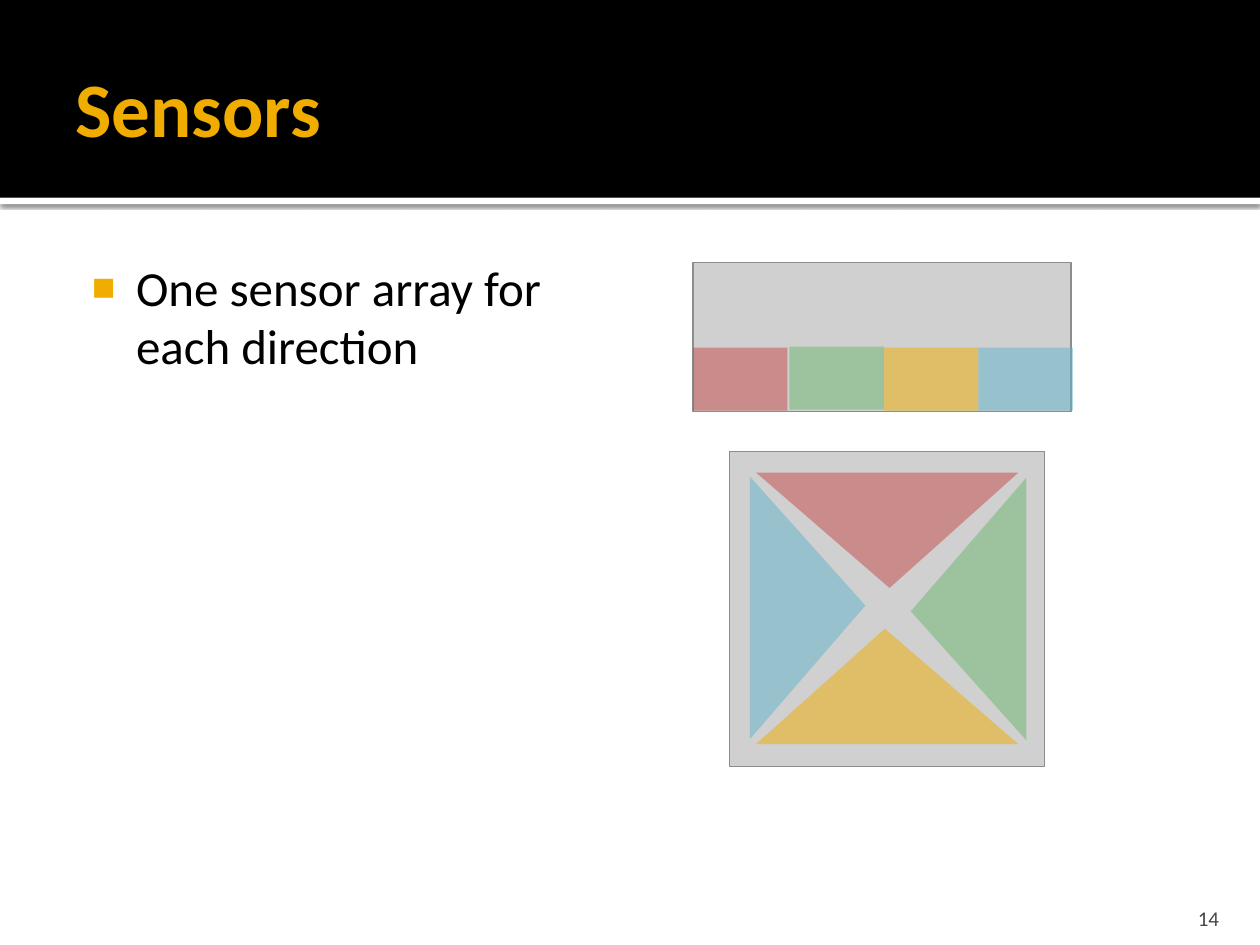
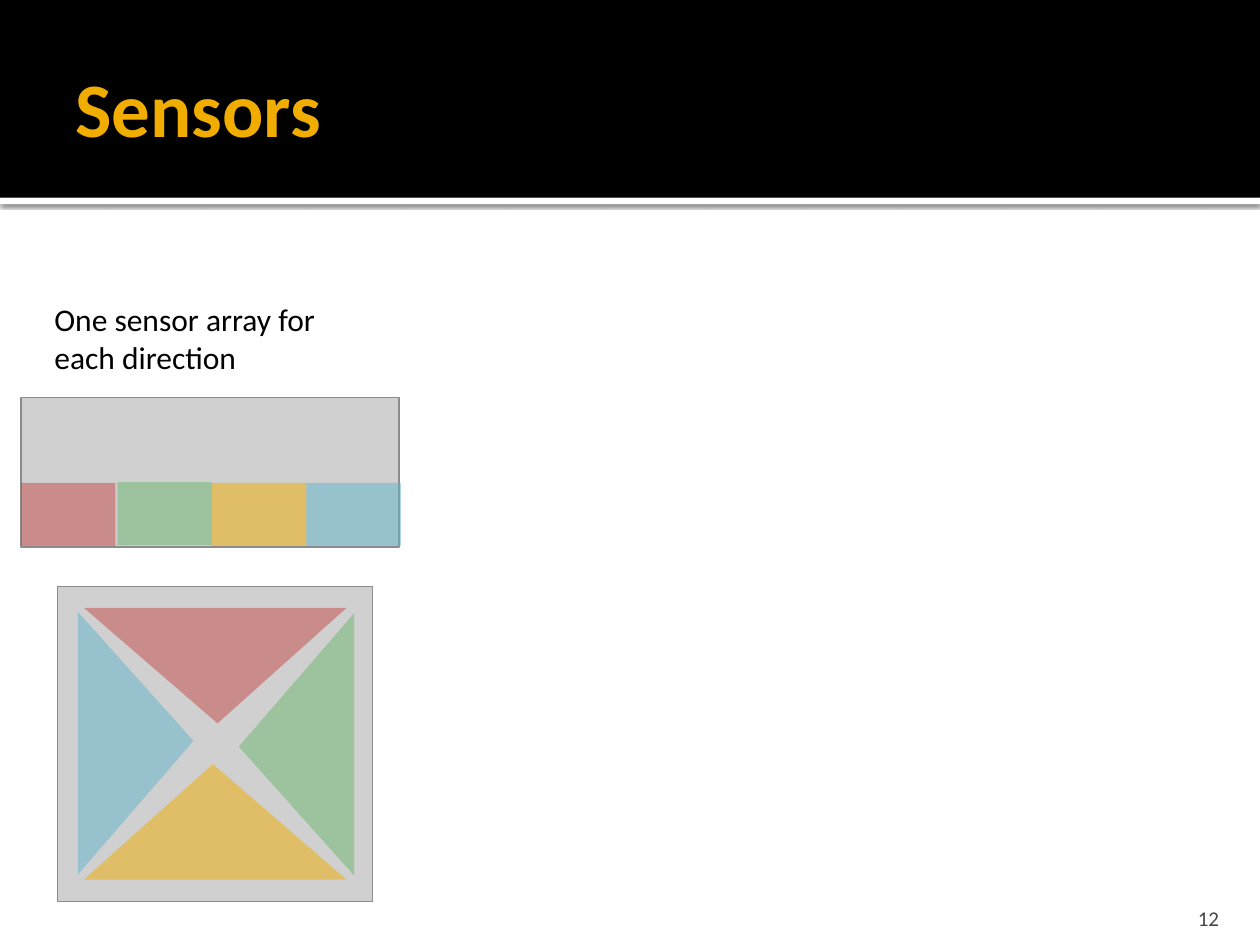
Before and after one commit to ClemensLode/GECCO-XCS-paper, a slide deck: slide 12 of Presentation/Adaption of XCS to Multi-Learner Predator.pptx (slide 14 before the commit). Drawn at 1260x945 pixels with LibreOffice and Linux fonts; fonts in the diff are those of the drawing; grey boxes stand for pictures. Boxes give left, top, right and bottom in pixels: in the first picture for what was removed or moved away, otherwise in the second. Text is boxed around its words. In the diff, an @@ line names an element or a change of style, - is before the commit and + after.

```diff
--- a/Presentation/Adaption of XCS to Multi-Learner Predator.pptx
+++ b/Presentation/Adaption of XCS to Multi-Learner Predator.pptx
@@ text "One sensor array for each ...": place and size @@
-text "One sensor array for each ..." at (136, 272, 541, 365)
+text "One sensor array for each ..." at (54, 309, 315, 370)
@@ text "One sensor array for each ..." at (54, 309, 315, 370): size 28 to 18 pt; bullet ■ to none @@
@@ 4 rectangles, 2 pictures, 2 triangles: place and size @@
-4 rectangles, 2 pictures, 2 triangles at (693, 262, 1072, 766)
+4 rectangles, 2 pictures, 2 triangles at (21, 398, 401, 902)
@@ triangle: place and size @@
-triangle at (750, 478, 866, 740)
+triangle at (77, 612, 193, 874)
@@ triangle: place and size @@
-triangle at (911, 479, 1027, 741)
+triangle at (238, 614, 354, 876)
@@ page number at (1198, 912, 1219, 926): text changed @@
-14
+12
```
Also in this commit, not shown: 18 other slides changed, 7 slides added, 34 slides removed, 1 other file.
